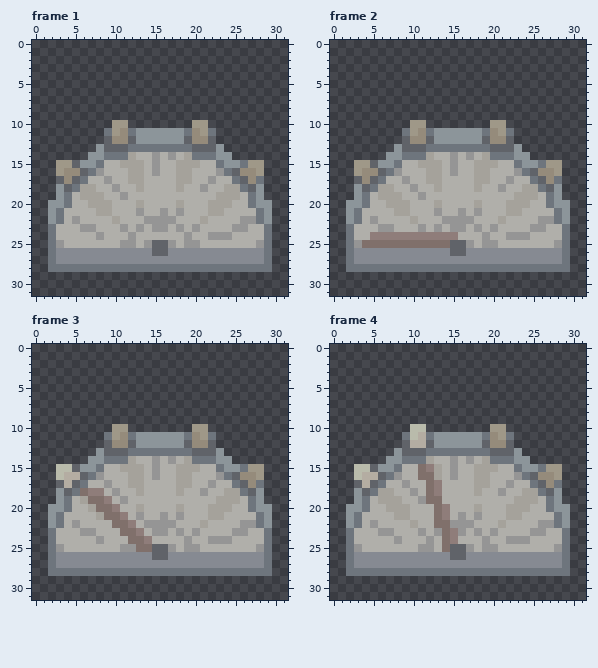
Pixel-art file, stored at Assets/Art/Sprites/Environments/Furniture/SecuritySection/PowerMetre.aseprite. This is how it looked before the edit.
32x32 pixels, 7 frames. Colours within 5 levels of each other are drawn and written as one. Shown: frame 1, frame 2, frame 3, frame 4. The commit also changed other frames, which this record leaves out.
After the commit:
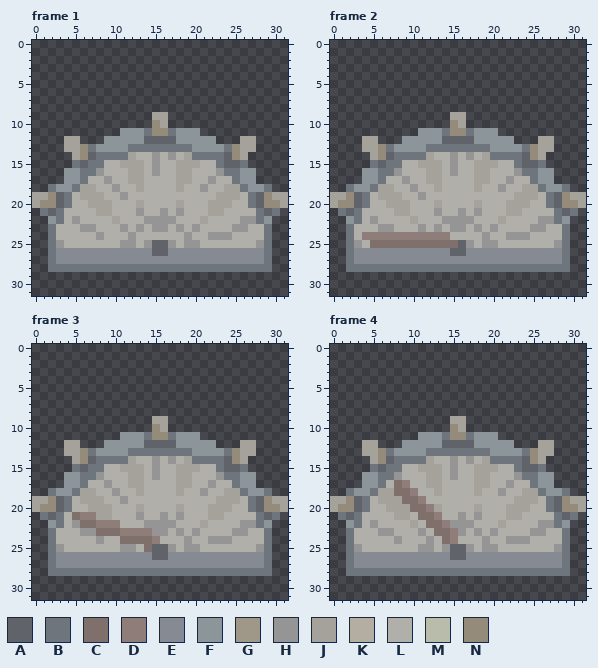
Palette (. is transparent): A #606369  B #6e757d  C #80706b  D #8f7d7a  E #868a92  F #8c959a  G #9f9888  H #959595  J #a5a29b  K #b4ada2  L #b0afaa  M #b9bbab  N #958b7b
Changes in this commit:
Frame 1:
y 9: x 15..16 .. -> JJ
y 10: x 10..11 GG -> ..; x 15..16 .. -> NJ; x 20..21 GG -> ..
y 11: x 9..12 BGNB -> ..FF; x 14..17 FFFF -> BNNB; x 19..22 BNGB -> FF..
y 12: x 4..5 .. -> JJ; x 9..12 ANNA -> FFFF; x 14..17 FFFF -> AAAA; x 19..22 ANNA -> FFFF; x 26..27 .. -> JJ
y 13: x 4..7 .... -> JJNB; x 9..11 AAA -> FFF; x 20..22 AAA -> FFF; x 24..27 .... -> BNJJ
y 14: x 5..8 ..FF -> JNAB; x 23..26 FF.. -> BANJ
y 15: x 3..7 GGAFF -> ..BAB; x 24..25 FF -> AA; x 27..28 GG -> ..
y 16: x 3..6 GNNA -> .FFB; x 25..28 ANNG -> BFF.
y 17: x 3..5 ANA -> .FF; x 26..28 ANB -> FF.
y 18: x 2 . -> B; x 4 A -> F; x 27 A -> F; x 29 . -> B
y 19: x 0..3 ...F -> JJNA; x 28..31 F... -> ANJJ
y 20: x 0..3 ..FF -> JNNA; x 28..31 FF.. -> ANNJ
y 21: x 1..2 .F -> BA; x 29..30 F. -> AB
Frame 2:
y 9: x 15..16 .. -> JJ
y 10: x 10..11 GG -> ..; x 15..16 .. -> NJ; x 20..21 GG -> ..
y 11: x 9..12 BGNB -> ..FF; x 14..17 FFFF -> BNNB; x 19..22 BNGB -> FF..
y 12: x 4..5 .. -> JJ; x 9..12 ANNA -> FFFF; x 14..17 FFFF -> AAAA; x 19..22 ANNA -> FFFF; x 26..27 .. -> JJ
y 13: x 4..7 .... -> JJNB; x 9..11 AAA -> FFF; x 20..22 AAA -> FFF; x 24..27 .... -> BNJJ
y 14: x 5..8 ..FF -> JNAB; x 23..26 FF.. -> BANJ
y 15: x 3..7 GGAFF -> ..BAB; x 24..25 FF -> AA; x 27..28 GG -> ..
y 16: x 3..6 GNNA -> .FFB; x 25..28 ANNG -> BFF.
y 17: x 3..5 ANA -> .FF; x 26..28 ANB -> FF.
y 18: x 2 . -> B; x 4 A -> F; x 27 A -> F; x 29 . -> B
y 19: x 0..3 ...F -> JJNA; x 28..31 F... -> ANJJ
y 20: x 0..3 ..FF -> JNNA; x 28..31 FF.. -> ANNJ
y 21: x 1..2 .F -> BA; x 29..30 F. -> AB
y 24: x 4 L -> D; x 15 D -> L
y 25: x 4 C -> L; x 15 A -> C
Frame 3:
y 9: x 15..16 .. -> JJ
y 10: x 10..11 GG -> ..; x 15..16 .. -> NJ; x 20..21 GG -> ..
y 11: x 9..12 BGNB -> ..FF; x 14..17 FFFF -> BNNB; x 19..22 BNGB -> FF..
y 12: x 4..5 .. -> JJ; x 9..12 ANNA -> FFFF; x 14..17 FFFF -> AAAA; x 19..22 ANNA -> FFFF; x 26..27 .. -> JJ
y 13: x 4..7 .... -> JJNB; x 9..11 AAA -> FFF; x 20..22 AAA -> FFF; x 24..27 .... -> BNJJ
y 14: x 5..8 ..FF -> JNAB; x 23..26 FF.. -> BANJ
y 15: x 3..7 MMAFF -> ..BAB; x 24..25 FF -> AA; x 27..28 GG -> ..
y 16: x 3..6 MKKA -> .FFB; x 25..28 ANNG -> BFF.
y 17: x 3..5 AKA -> .FF; x 26..28 ANB -> FF.
y 18: x 2 . -> B; x 4 A -> F; x 6..8 CDD -> JJL; x 27 A -> F; x 29 . -> B
y 19: x 0..3 ...F -> JJNA; x 7..9 CCD -> JJL; x 28..31 F... -> ANJJ
y 20: x 0..3 ..FF -> JNNA; x 8..10 CCD -> JJL; x 28..31 FF.. -> ANNJ
y 21: x 1..2 .F -> BA; x 5..7 LLL -> CDD; x 9..11 CCD -> JLL; x 29..30 F. -> AB
y 22: x 6..12 LLLLCCD -> CCDDDLL
y 23: x 8..12 LLLCC -> CCCDD; x 14 L -> D
y 24: x 11 L -> C; x 14..15 DL -> CD
y 25: x 13 C -> L
Frame 4:
y 9: x 15..16 .. -> JJ
y 10: x 10..11 MM -> ..; x 15..16 .. -> NJ; x 20..21 GG -> ..
y 11: x 9..12 BMKB -> ..FF; x 14..17 FFFF -> BNNB; x 19..22 BNGB -> FF..
y 12: x 4..5 .. -> JJ; x 9..12 AKKA -> FFFF; x 14..17 FFFF -> AAAA; x 19..22 ANNA -> FFFF; x 26..27 .. -> JJ
y 13: x 4..7 .... -> JJNB; x 9..11 AAA -> FFF; x 20..22 AAA -> FFF; x 24..27 .... -> BNJJ
y 14: x 5..8 ..FF -> JNAB; x 23..26 FF.. -> BANJ
y 15: x 3..7 MMAFF -> ..BAB; x 11..12 CD -> JJ; x 24..25 FF -> AA; x 27..28 GG -> ..
y 16: x 3..6 MKKA -> .FFB; x 11..12 CC -> LJ; x 25..28 ANNG -> BFF.
y 17: x 3..5 AKA -> .FF; x 8..9 LH -> CD; x 12..13 CD -> JJ; x 26..28 ANB -> FF.
y 18: x 2 . -> B; x 4 A -> F; x 8..10 LLH -> CCD; x 12..13 CD -> LJ; x 27 A -> F; x 29 . -> B
y 19: x 0..3 ...F -> JJNA; x 9..13 LLHCC -> CCDLL; x 28..31 F... -> ANJJ
y 20: x 0..3 ..FF -> JNNA; x 10..14 LLLCD -> CCDJL; x 28..31 FF.. -> ANNJ
y 21: x 1..2 .F -> BA; x 11..14 LLCD -> CCDL; x 29..30 F. -> AB
y 22: x 12 L -> C; x 14 C -> D
y 23: x 13 H -> C
y 25: x 14 C -> H
